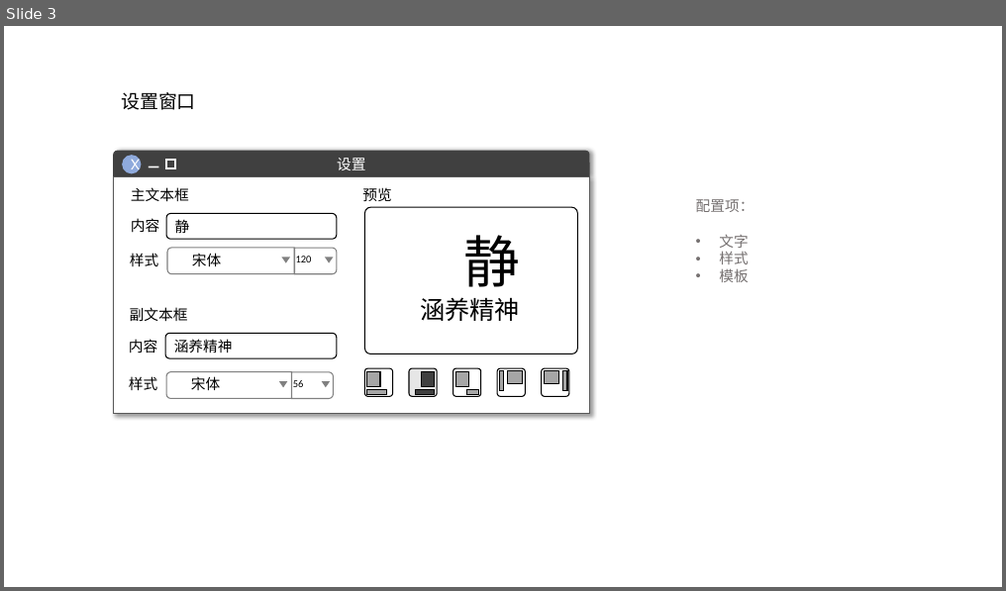
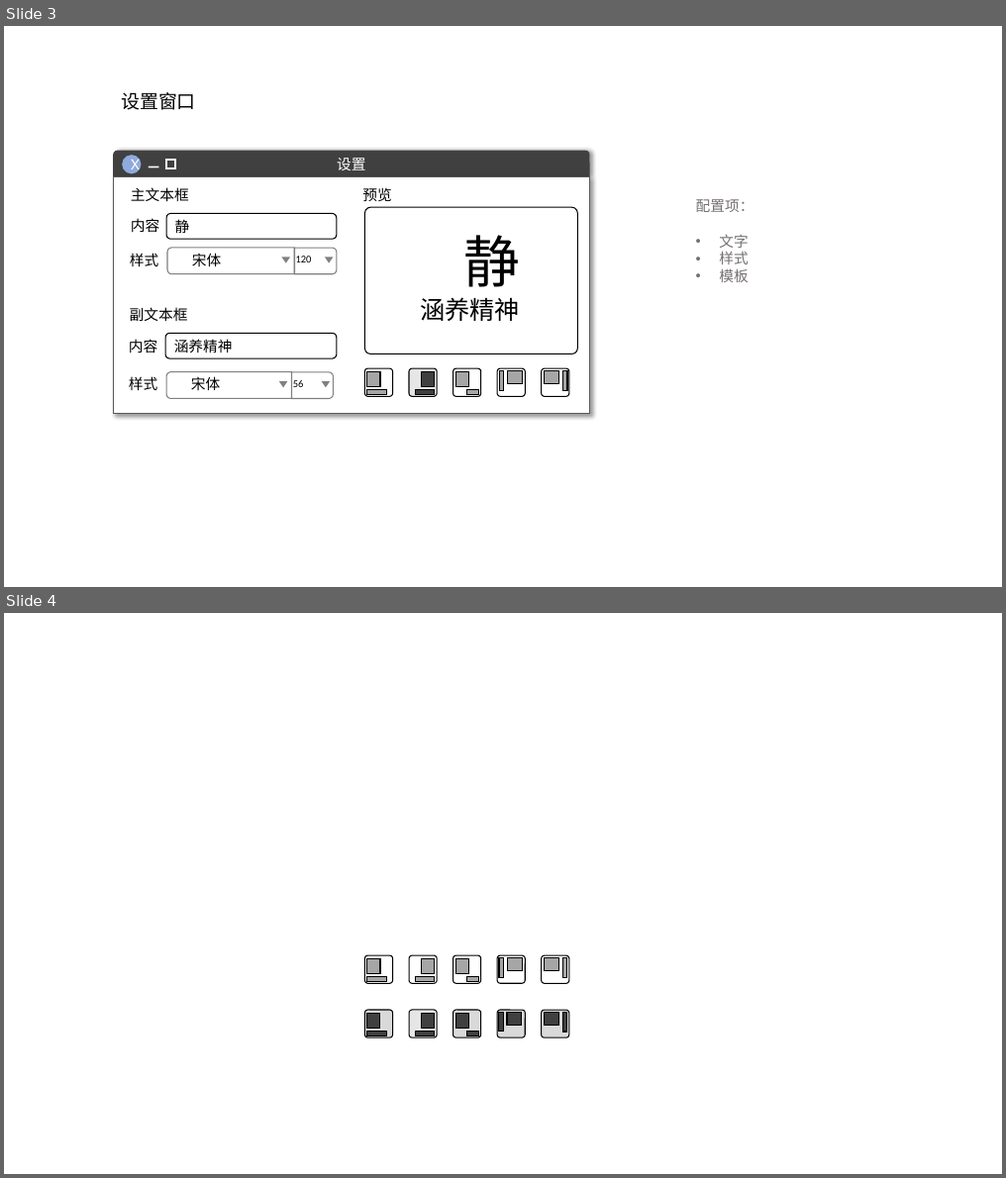
Before and after one commit to GitNealian/motto_desktop_qt, a slide deck: motto_desktop.pptx. Shown one above the other, each under a label of ours: slide 3 before the commit, slides 3 and 4 after it. The pictures are 1006x591 and 1006x1178 pixels, drawn with LibreOffice and Linux fonts; fonts in the diff are those of the drawing. Boxes give left, top, right and bottom in pixels: in the first picture for what was removed or moved away, otherwise in the second. Text is boxed around its words. In the diff, an @@ line names an element or a change of style, - is before the commit and + after.

```diff
--- a/motto_desktop.pptx
+++ b/motto_desktop.pptx
@@ slide 4 added at bbox=[4, 613, 1002, 1174], background #FFFFFF @@
@@ rounded rectangle added at bbox=[364, 956, 392, 983], fill #FFFFFF, outline #000000 1 pt @@
@@ rectangle added at bbox=[367, 959, 380, 973], fill #A6A6A6, outline #000000 1 pt @@
@@ rounded rectangle added at bbox=[409, 956, 437, 983], fill #FFFFFF at 65% opacity, outline #000000 1 pt @@
@@ rectangle added at bbox=[422, 959, 435, 973], fill #A6A6A6, outline #000000 1 pt @@
@@ rounded rectangle added at bbox=[453, 956, 481, 983], fill #FFFFFF, outline #000000 1 pt @@
@@ rectangle added at bbox=[455, 959, 468, 973], fill #A6A6A6, outline #000000 1 pt @@
@@ rounded rectangle added at bbox=[497, 956, 525, 983], fill #FFFFFF, outline #000000 1 pt @@
@@ rectangle added at bbox=[500, 959, 504, 977], fill #A6A6A6, outline #000000 1 pt @@
@@ rectangle added at bbox=[507, 959, 522, 971], fill #A6A6A6, outline #000000 1 pt @@
@@ rounded rectangle added at bbox=[542, 956, 569, 983], fill #FFFFFF, outline #000000 1 pt @@
@@ rectangle added at bbox=[545, 959, 559, 971], fill #A6A6A6, outline #000000 1 pt @@
@@ rectangle added at bbox=[563, 959, 567, 977], fill #A6A6A6, outline #000000 1 pt @@
@@ rectangle added at bbox=[367, 977, 386, 981], fill #A6A6A6, outline #000000 1 pt @@
@@ rectangle added at bbox=[415, 977, 435, 981], fill #A6A6A6, outline #000000 1 pt @@
@@ rectangle added at bbox=[467, 977, 478, 981], fill #A6A6A6, outline #000000 1 pt @@
@@ rounded rectangle added at bbox=[364, 1010, 392, 1038], fill #D9D9D9, outline #000000 1 pt @@
@@ rectangle added at bbox=[367, 1014, 380, 1029], fill #404040, outline #000000 1 pt @@
@@ rounded rectangle added at bbox=[409, 1010, 437, 1038], fill #D9D9D9 at 65% opacity, outline #000000 1 pt @@
@@ rectangle added at bbox=[422, 1014, 435, 1029], fill #404040, outline #000000 1 pt @@
@@ rounded rectangle added at bbox=[453, 1010, 481, 1038], fill #D9D9D9, outline #000000 1 pt @@
@@ rectangle added at bbox=[455, 1014, 468, 1029], fill #404040, outline #000000 1 pt @@
@@ rounded rectangle added at bbox=[497, 1010, 525, 1038], fill #D9D9D9, outline #000000 1 pt @@
@@ rectangle added at bbox=[500, 1012, 504, 1032], fill #404040, outline #000000 1 pt @@
@@ rectangle added at bbox=[507, 1013, 522, 1026], fill #404040, outline #000000 1 pt @@
@@ rounded rectangle added at bbox=[542, 1010, 569, 1038], fill #D9D9D9, outline #000000 1 pt @@
@@ rectangle added at bbox=[545, 1013, 559, 1026], fill #404040, outline #000000 1 pt @@
@@ rectangle added at bbox=[563, 1012, 567, 1032], fill #404040, outline #000000 1 pt @@
@@ rectangle added at bbox=[367, 1032, 386, 1036], fill #404040, outline #000000 1 pt @@
@@ rectangle added at bbox=[415, 1032, 435, 1036], fill #404040, outline #000000 1 pt @@
@@ rectangle added at bbox=[467, 1032, 478, 1036], fill #404040, outline #000000 1 pt @@
```
Also in this commit, not shown: 17 other files.
